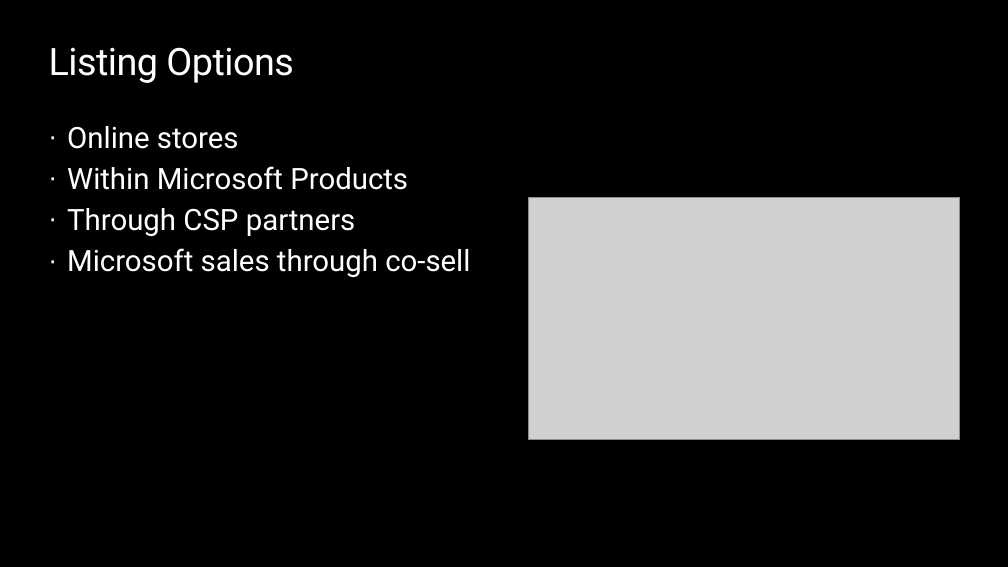
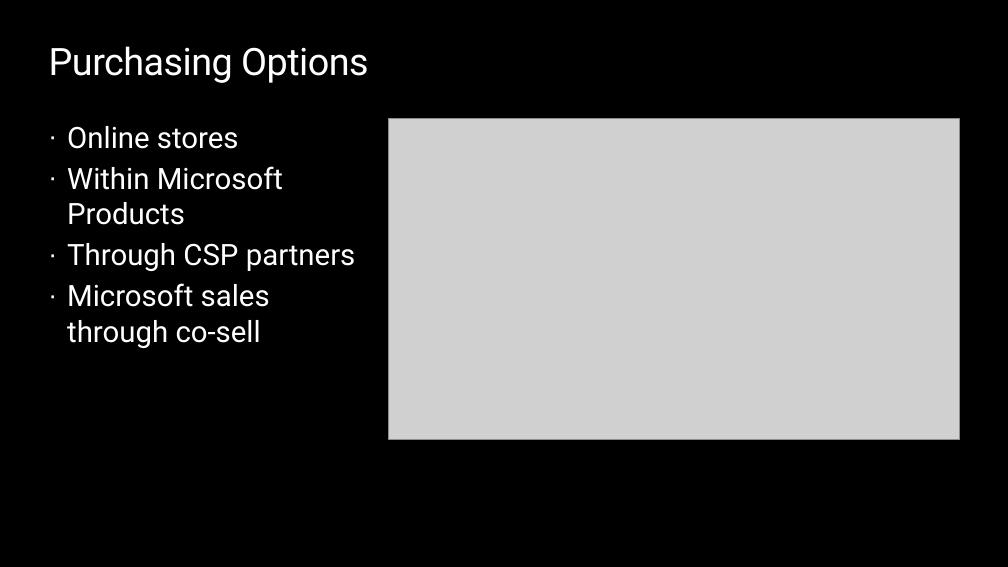
Before and after one commit to opsgility/marketplace, a slide deck: slide 20 of azure-marketplace-workshop/Day 1 - Skilling Deck for Microsoft Marketplace.pptx. Drawn at 1008x567 pixels with LibreOffice and Linux fonts; fonts in the diff are those of the drawing; grey boxes stand for pictures; background and template pictures are left out. Boxes give left, top, right and bottom in pixels: in the first picture for what was removed or moved away, otherwise in the second. Text is boxed around its words. In the diff, an @@ line names an element or a change of style, - is before the commit and + after.

Commit message:
PPT Files updated based on Microsoft SME feedback.

```diff
--- a/azure-marketplace-workshop/Day 1 - Skilling Deck for Microsoft Marketplace.pptx
+++ b/azure-marketplace-workshop/Day 1 - Skilling Deck for Microsoft Marketplace.pptx
@@ title at bbox=[49, 46, 368, 83]: text changed @@
-Listing Options
+Purchasing Options
@@ text "Online stores" rewrapped from bbox=[67, 126, 470, 277] to bbox=[67, 126, 356, 348] @@
@@ picture: place and size @@
-picture at bbox=[529, 197, 960, 440]
+picture at bbox=[389, 119, 960, 440]
```
Also in this commit, not shown: 18 other slides changed, 1 slide added, 1 other file.
